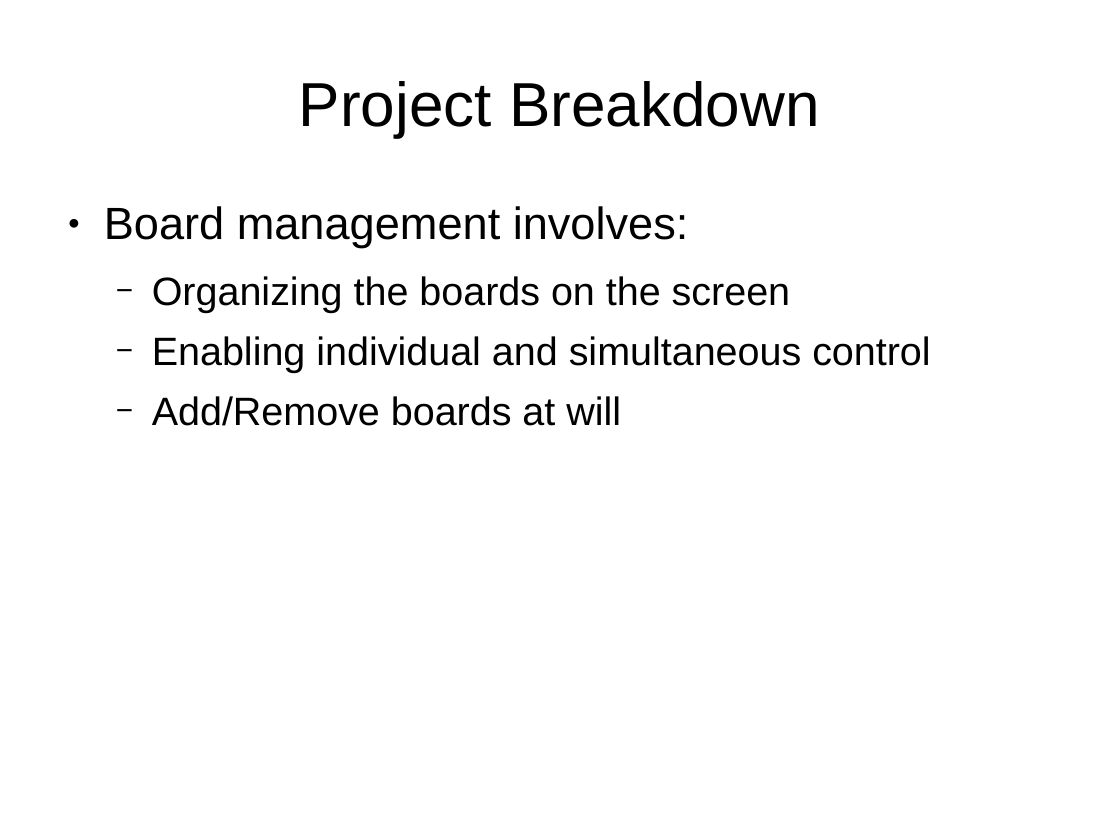
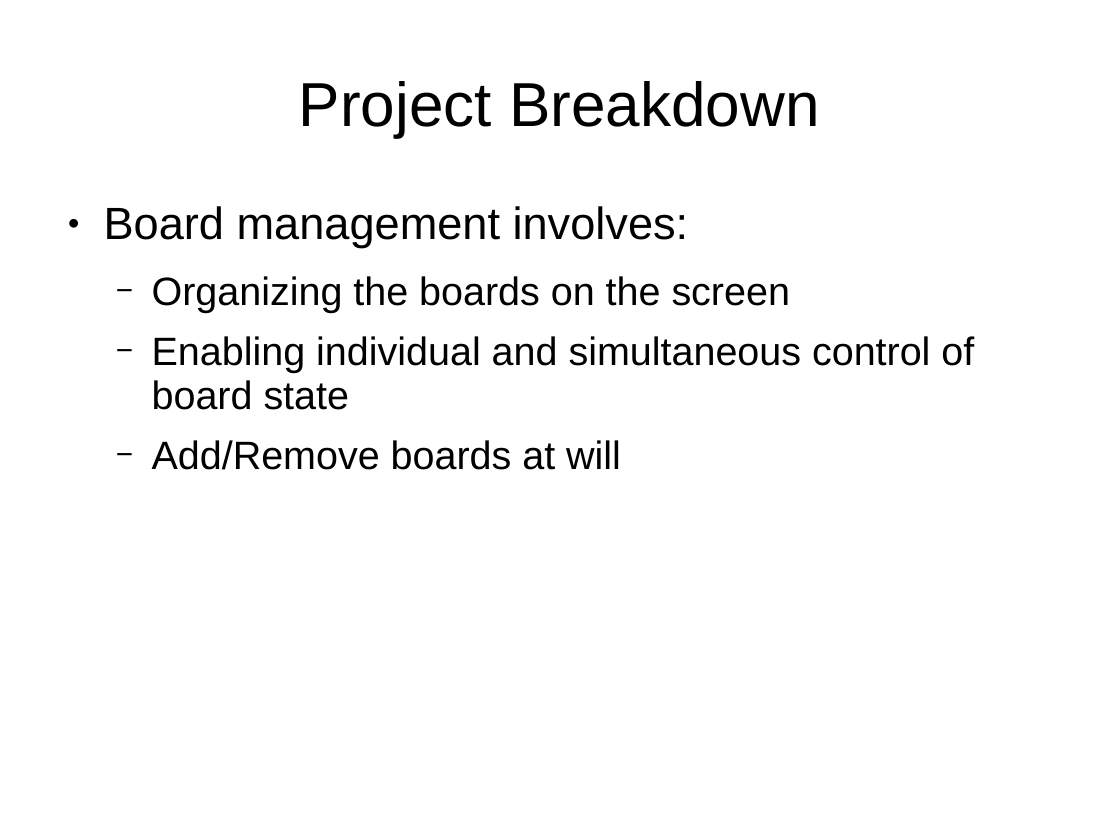
Before and after one commit to CIS3296SoftwareDesignF21/Lichess-Multi-Board-Analysis-Tool, a slide deck: slide 9 of Presentation.ppt. Drawn at 1120x840 pixels with LibreOffice and Linux fonts; fonts in the diff are those of the drawing. Boxes give left, top, right and bottom in pixels: in the first picture for what was removed or moved away, otherwise in the second. Text is boxed around its words. In the diff, an @@ line names an element or a change of style, - is before the commit and + after.

```diff
--- a/Presentation.ppt
+++ b/Presentation.ppt
@@ text at box(152, 336, 974, 410): text changed @@
-  − Enabling individual and simultaneous control
+  − Enabling individual and simultaneous control of board state
```
Also in this commit, not shown: 3 other slides changed, 6 slides added.
